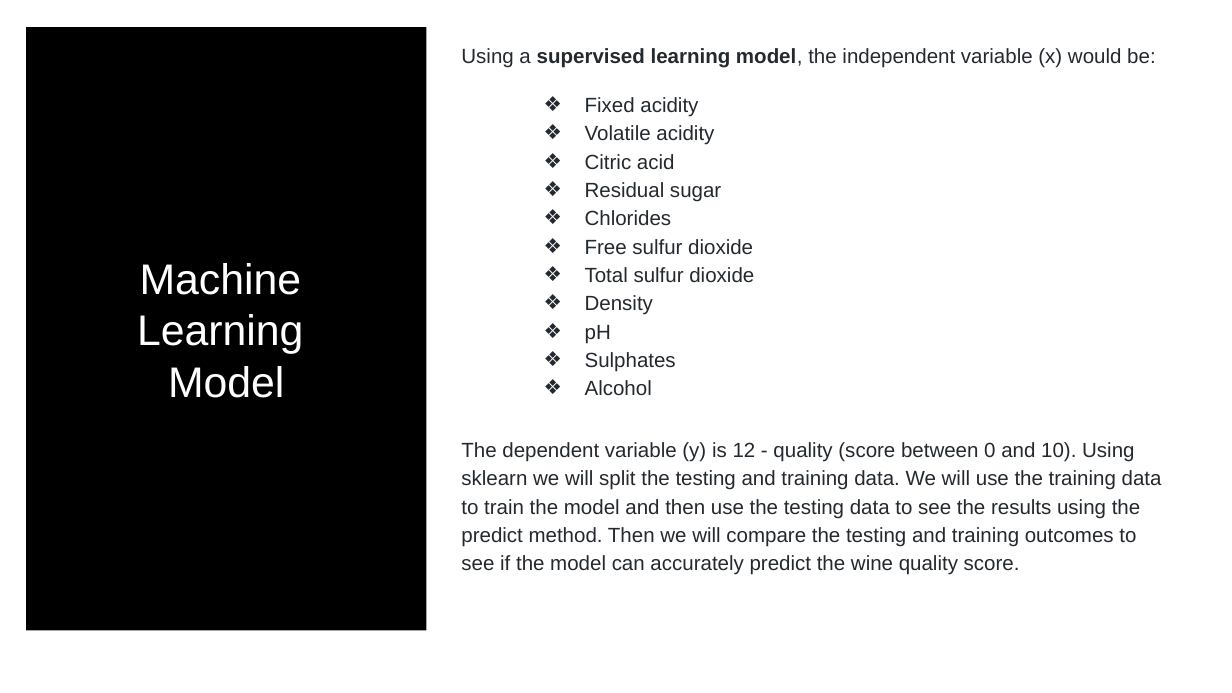
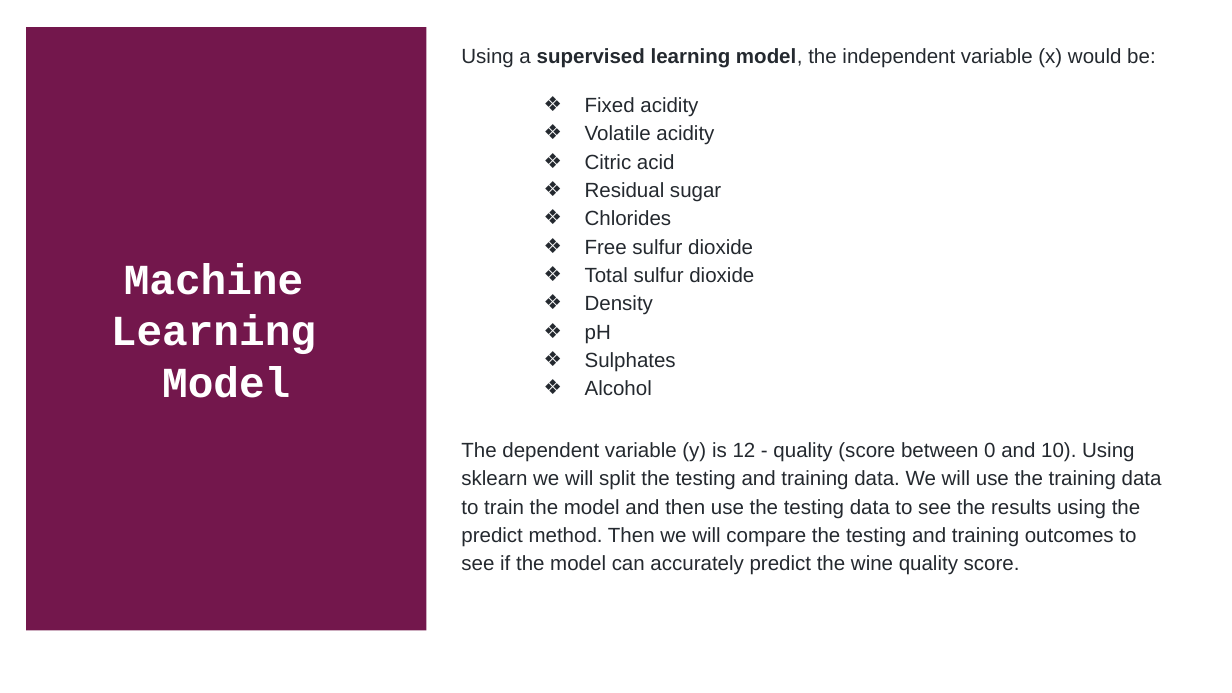
Before and after one commit to briannaso/Wine_Quality_Analysis, a slide deck: slide 4 of Wine Quality Analysis.pptx. Drawn at 1232x693 pixels with LibreOffice and Linux fonts; fonts in the diff are those of the drawing. Boxes give left, top, right and bottom in pixels: in the first picture for what was removed or moved away, otherwise in the second. Text is boxed around its words. In the diff, an @@ line names an element or a change of style, - is before the commit and + after.

```diff
--- a/Wine Quality Analysis.pptx
+++ b/Wine Quality Analysis.pptx
@@ rectangle "Machine" at (x1=26, y1=27, x2=426, y2=631): font Arial to Courier New, bold on; fill #000000 to #73174C @@
```
Also in this commit, not shown: 5 other slides changed, 2 slides added, 1 slide removed.
